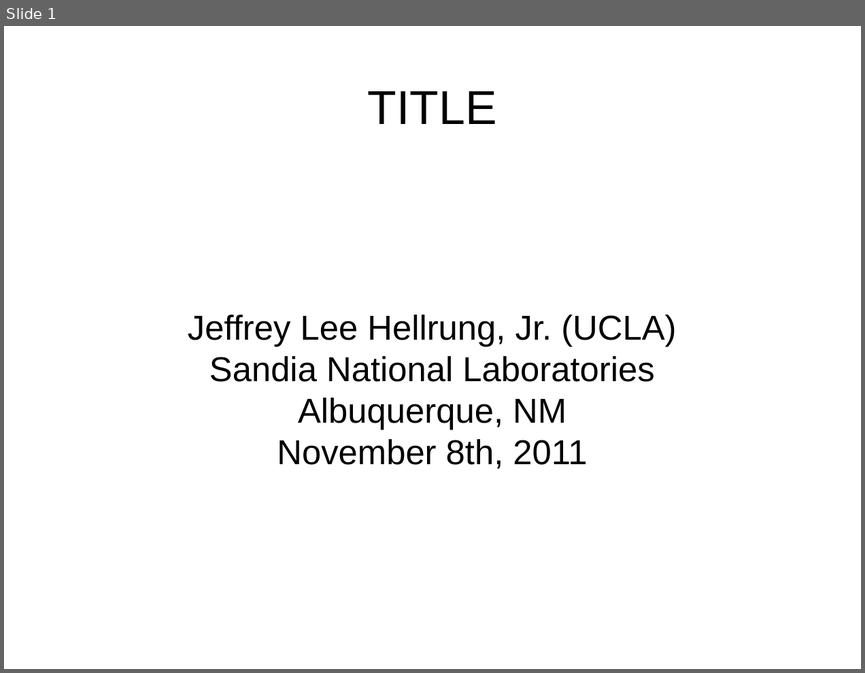
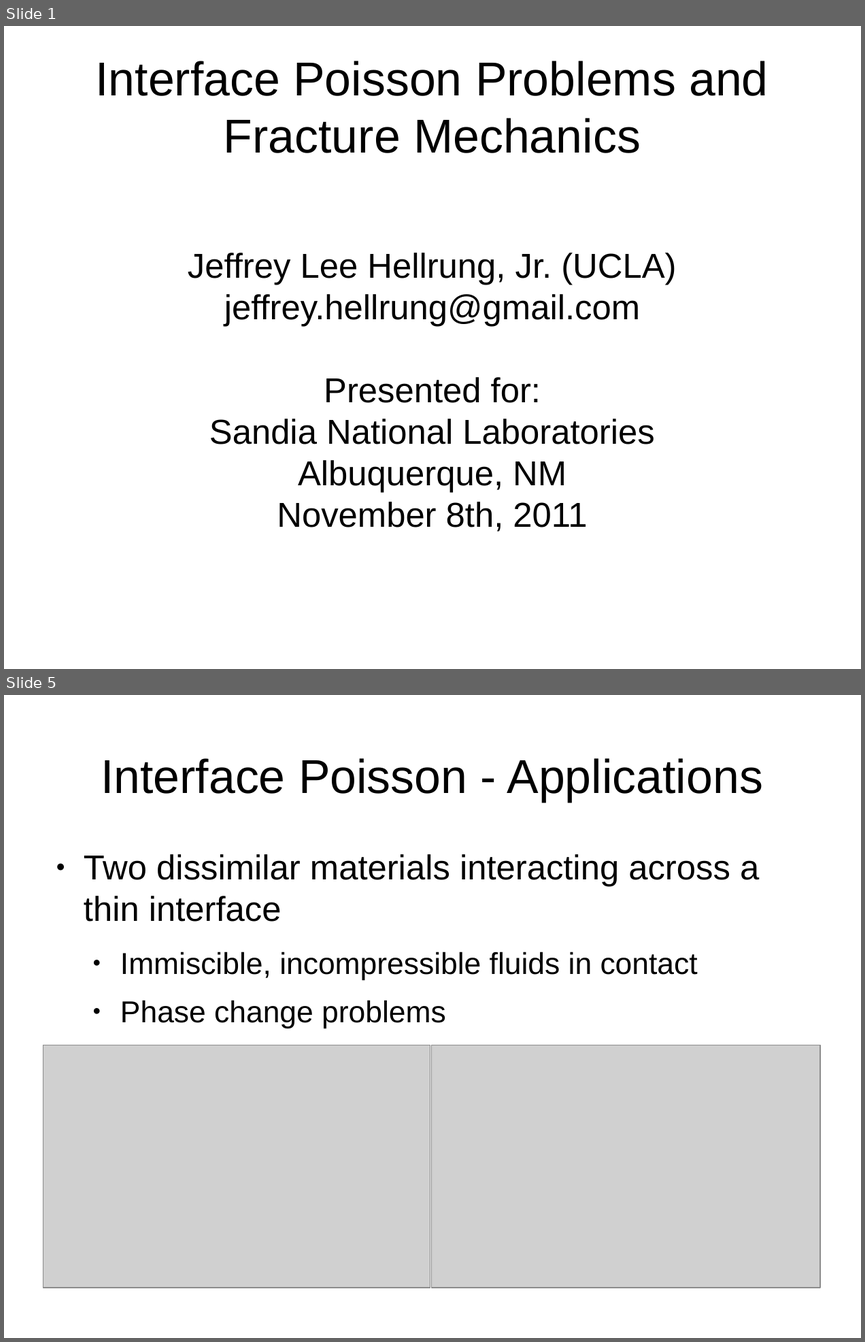
Before and after one commit to jhellrung/documents, a slide deck: presentations/sandia.2011.11.08/slides.odp. Shown one above the other, each under a label of ours: slide 1 before the commit, slides 1 and 5 after it; the slides between them are not shown. The pictures are 865x673 and 865x1342 pixels, drawn with LibreOffice and Linux fonts; fonts in the diff are those of the drawing; grey boxes stand for pictures. Boxes give left, top, right and bottom in pixels: in the first picture for what was removed or moved away, otherwise in the second. Text is boxed around its words. In the diff, an @@ line names an element or a change of style, - is before the commit and + after.

```diff
--- a/presentations/sandia.2011.11.08/slides.odp
+++ b/presentations/sandia.2011.11.08/slides.odp
@@ slide 5 added at (x1=4, y1=695, x2=861, y2=1338), background #FFFFFF @@
@@ title added at (x1=101, y1=758, x2=763, y2=802), 44 pt, text #000000 @@
+Interface Poisson - Applications
@@ text added at (x1=84, y1=854, x2=759, y2=1028), 28 pt, text #000000 @@
+● Two dissimilar materials interacting across a thin interface
+  ● Immiscible, incompressible fluids in contact
+  ● Phase change problems
@@ picture added at (x1=43, y1=1045, x2=430, y2=1287) @@
@@ picture added at (x1=432, y1=1045, x2=821, y2=1287) @@
@@ slide 1 changed as well @@
@@ title at (x1=95, y1=61, x2=768, y2=153): text changed @@
-TITLE
+Interface Poisson Problems and Fracture Mechanics
@@ subtitle at (x1=224, y1=294, x2=640, y2=403): paragraphs added @@
+jeffrey.hellrung@gmail.com
+Presented for:
```
Also in this commit, not shown: 3 other slides added, 1 slide removed, 2 other files.
